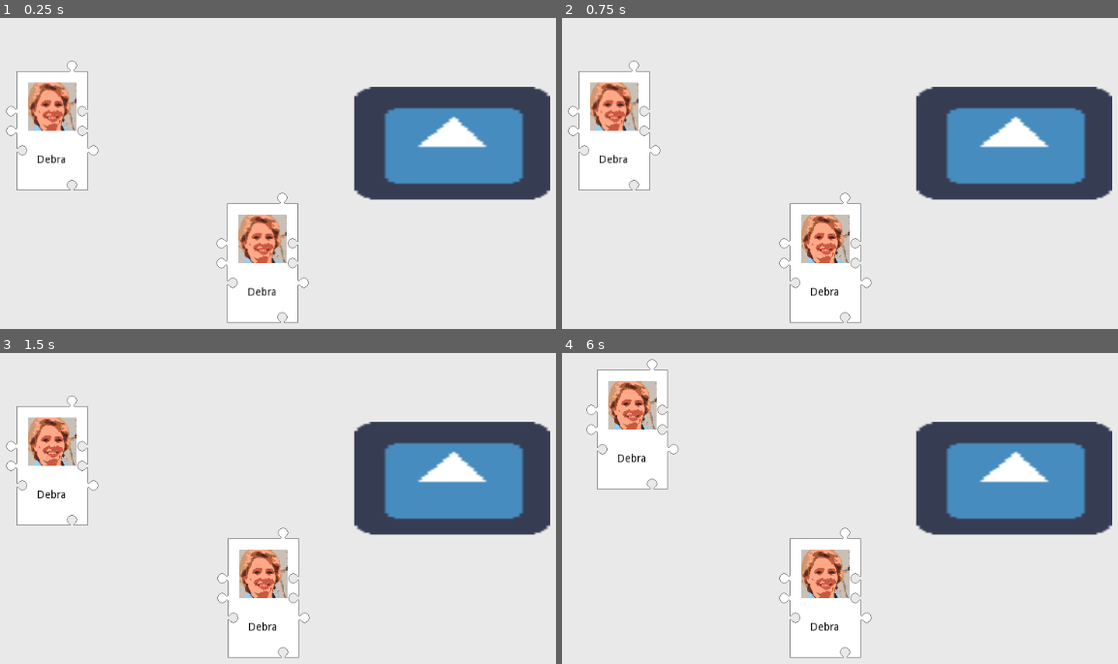
Above: before the commit, frames 1-4 (two rows, left to right).
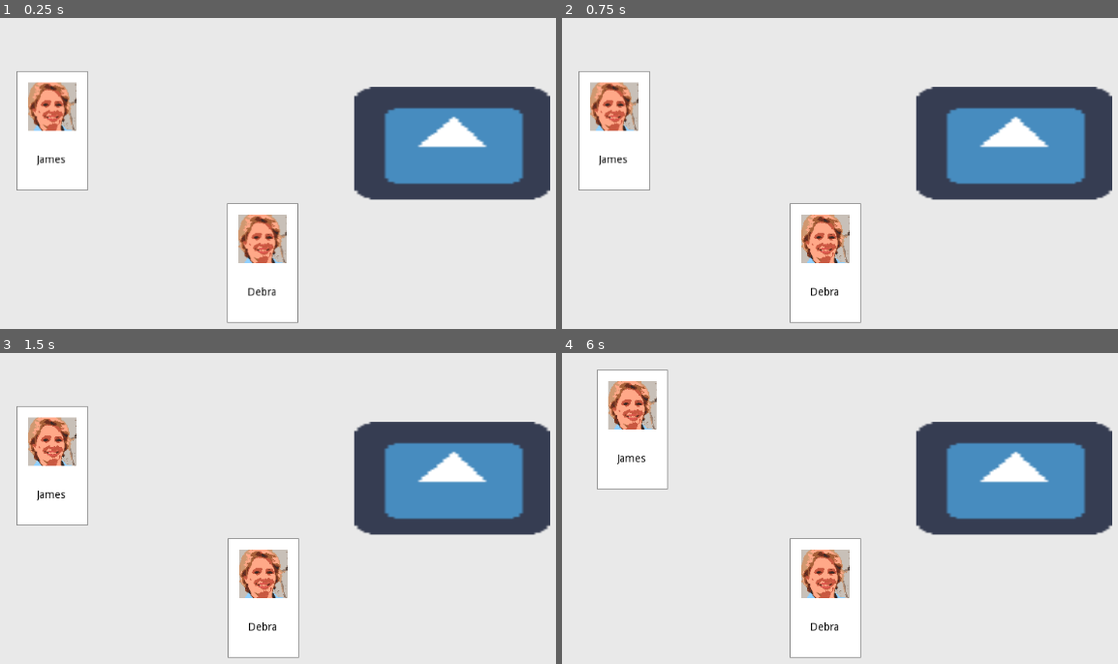
Above: after the commit, the same moments.

Repository: hwacha/GMTK-Match-Game
Game: Godot game, scene res://prefabs/Field.tscn
Same seed, same stepped clock (60 frames per second), same inputs: the game is played once before the commit and once after it. The engine's default icon, where the game draws it, is replaced by a stand-in: a white triangle on a blue panel in a dark square.
Inputs (mouse positions are in pixels of both pictures, inside the frame that each line leads up to):
- Up to frame 1 (0.25 s): no input
- Up to frame 2 (0.75 s): tap Enter at 0.5 s; move the mouse to (823, 263) at 0.52 s; click (823, 263) at 0.67 s
- Up to frame 3 (1.5 s): tap Space at 1.25 s; move the mouse to (50, 464) at 1.27 s; click (50, 464) at 1.42 s
- Up to frame 4 (6 s): tap Enter at 2, 3.5 s; move the mouse to (1012, 480) at 2.02 s; click (1012, 480) at 2.17 s; tap Space at 2.75, 4.25 s; move the mouse to (712, 632) at 2.77 s; click (712, 632) at 2.92 s; move the mouse to (979, 611) at 3.52 s; click (979, 611) at 3.67 s; move the mouse to (outside the picture) at 4.27 s; click (outside the picture) at 4.42 s; move the mouse to (789, 542) at 5.02 s; click (789, 542) at 5.17 s; move the mouse to (634, 430) at 5.77 s; click (634, 430) at 5.92 s

The runs differ from the first frame. In frame 1, 0.4% of the frame differs, in the area x 1-56%, y 13-99%; in frame 2, 0.4%; in frame 3, 0.4%; in frame 4, 0.4%, in the area x 4-56%, y 1-99%.

Commit message:
some unfinished pairing logic

Diff:
--- a/prefabs/Card.tscn
+++ b/prefabs/Card.tscn
@@ -1,19 +1,25 @@
-[gd_scene load_steps=5 format=2]
+[gd_scene load_steps=7 format=2]
 
 [ext_resource path="res://assets/card_sprites/base.png" type="Texture" id=1]
 [ext_resource path="res://scripts/Card.gd" type="Script" id=2]
 [ext_resource path="res://assets/faces/test_face.png" type="Texture" id=3]
 
+[sub_resource type="RectangleShape2D" id=3]
+extents = Vector2( 47, 79 )
+
+[sub_resource type="RectangleShape2D" id=2]
+extents = Vector2( 47, 10 )
+
 [sub_resource type="RectangleShape2D" id=1]
-extents = Vector2( 47, 78.906 )
+extents = Vector2( 23.5, 59 )
 
 [node name="Card" type="Area2D"]
 script = ExtResource( 2 )
 
-[node name="CollisionShape2D" type="CollisionShape2D" parent="."]
-visible = false
-position = Vector2( 0.222984, 0 )
-shape = SubResource( 1 )
+[node name="Full" type="CollisionShape2D" parent="."]
+shape = SubResource( 3 )
+
+[node name="Node2D" type="Node2D" parent="."]
 
 [node name="Interjambs" type="Node2D" parent="."]
 
@@ -40,6 +46,28 @@
 "_edit_use_anchors_": false
 }
 
+[node name="Boundaries" type="Area2D" parent="."]
+collision_layer = 2
+collision_mask = 2
+
+[node name="Up" type="CollisionShape2D" parent="Boundaries"]
+position = Vector2( 0, -69 )
+shape = SubResource( 2 )
+
+[node name="Right" type="CollisionShape2D" parent="Boundaries"]
+position = Vector2( 23.3749, 0 )
+shape = SubResource( 1 )
+
+[node name="Left" type="CollisionShape2D" parent="Boundaries"]
+position = Vector2( -23.5, 0 )
+shape = SubResource( 1 )
+
+[node name="Down" type="CollisionShape2D" parent="Boundaries"]
+position = Vector2( 0, 69.1251 )
+shape = SubResource( 2 )
+
 [connection signal="area_entered" from="." to="." method="_on_Card_area_entered"]
 [connection signal="area_exited" from="." to="." method="_on_Card_area_exited"]
 [connection signal="input_event" from="." to="." method="_on_Card_input_event"]
+[connection signal="area_shape_entered" from="Boundaries" to="." method="_on_Boundaries_area_shape_entered"]
+[connection signal="area_shape_exited" from="Boundaries" to="." method="_on_Boundaries_area_shape_exited"]
--- a/prefabs/Field.tscn
+++ b/prefabs/Field.tscn
@@ -43,6 +43,12 @@
 [node name="Card2" parent="." instance=ExtResource( 1 )]
 position = Vector2( 333.843, 197.58 )
 
+[node name="CanvasModulate" parent="Card2" index="5"]
+visible = false
+
+[node name="RichTextLabel" parent="Card2" index="6"]
+text = "James"
+
 [node name="PairZone" type="Area2D" parent="."]
 position = Vector2( 862.695, 216.292 )
 script = SubResource( 1 )
--- a/scripts/Card.gd
+++ b/scripts/Card.gd
@@ -1,10 +1,10 @@
 extends Area2D
 
 var stats = {
-	'left': [1, -1, -1],
-	'right': [-1, 1, 1],
-	'up': [1, 0, 0],
-	'down': [-1, 0, 0],
+	'left': [0, 0, 0],
+	'right': [0, 0, 0],
+	'up': [0, 0, 0],
+	'down': [0, 0, 0],
 }
 
 var offsets = {
@@ -33,11 +33,26 @@
 	'down': -90
 }
 
-
+var target_pair = {
+	'card': null,
+	'dir': 'up',
+}
+
+var dir_map = ['up', 'right', 'left', 'down']
+
+var dir_pairs = {
+	'left' : 'right',
+	'right': 'left',
+	'up': 'down',
+	'down': 'up',
+}
+
+var paired = false
 
 onready var interjambs = get_node("Interjambs")
+onready var field = get_tree().get_root().get_node('Field')
+
 func _ready():
-
 	var neujamb_prefab = load("res://prefabs/NeuJamb.tscn")
 	var posjamb_prefab = load("res://prefabs/PosJamb.tscn")
 	for dir in ['left', 'right', 'up', 'down']:
@@ -62,8 +77,11 @@
 				self.interjambs.add_child(jamb)
 
 func _process(delta):
-	if(get_parent().selected_card == self):
-		set_position(get_viewport().get_mouse_position())
+	if (field.selected_card == self):
+		if paired:
+			get_parent().set_position(get_viewport().get_mouse_position())
+		else:
+			set_position(get_viewport().get_mouse_position())
 
 # TODO move pair zone code to here.
 func _on_Card_input_event(viewport, event, shape_idx):
@@ -82,28 +100,30 @@
 
 		if event.is_pressed():
 			if z_index == local_max_z:
-				get_parent().selected_card = self
-				z_index = get_parent().max_z + 2
+				field.selected_card = self
+				z_index = field.max_z + 2
 
 		else: # released
-			if get_parent().selected_card == self:
+			if field.selected_card == self:
 				if z_index < local_max_z:
 					z_index = local_max_z + 2
-				get_parent().max_z = max(z_index, get_parent().max_z)
+				field.max_z = max(z_index, field.max_z)
 
 				if in_pairzone:
-					var card_to_be_paired = get_parent().get_node("PairZone").card_to_be_paired
+					var card_to_be_paired = field.get_node("PairZone").card_to_be_paired
 
 					if card_to_be_paired:
 						print("pairing " + self.name + " with " + card_to_be_paired.name)
 						self.queue_free()
 						card_to_be_paired.queue_free()
 					else:
-						get_parent().get_node("PairZone").card_to_be_paired = self
-				get_parent().selected_card = null
+						field.get_node("PairZone").card_to_be_paired = self
+				if not paired and target_pair['card'] != null:
+					attempt_pair_with_target()
+				field.selected_card = null
 
 func is_colliding(point):
-	var rect = get_node('CollisionShape2D').get_shape()
+	var rect = get_node('Full').get_shape()
 	if not (rect is RectangleShape2D):
 		return false
 	if (point.x <= position.x + rect.extents.x) and (point.x >= position.x - rect.extents.x):
@@ -112,9 +132,70 @@
 	return false
 
 func _on_Card_area_entered(area):
-	if get_parent().selected_card != self:
+	if field.selected_card != self:
 		set_modulate(Color(0,1,0))
 
 func _on_Card_area_exited(area):
-	if get_parent().selected_card != self:
+	if field.selected_card != self:
 		set_modulate(Color(1,1,1))
+
+
+func _on_Boundaries_area_shape_entered(area_id, area, area_shape, local_shape):
+	var our_dir = dir_map[local_shape]
+	var their_dir = dir_map[area_shape]
+	if their_dir == dir_pairs[our_dir]:
+		target_pair['dir'] = our_dir
+		target_pair['card'] = area.get_parent()
+
+
+
+func _on_Boundaries_area_shape_exited(area_id, area, area_shape, local_shape):
+	# TODO: Potential edge cases here where cards aren't untargetted. Be careful
+	var our_dir = dir_map[local_shape]
+	var their_dir = dir_map[area_shape]
+	if their_dir == dir_pairs[our_dir] and area.get_parent() == target_pair['card']:
+		target_pair['dir'] = null
+		target_pair['card'] = null
+
+func attempt_pair_with_target():
+	var target = target_pair['card']
+	var our_dir = target_pair['dir']
+	var their_dir = dir_pairs[our_dir]
+
+	var successful_pair = true
+	for i in range(0, 3):
+		if stats[our_dir][i] + target.stats[their_dir][i] != 0:
+			successful_pair = false
+			break
+	print('We attempt to pair ', self.name, ' ', 'from direction ' , target_pair['dir'], ' with ', target_pair['card'].name, ' ', 'from direction ' , dir_pairs[target_pair['dir']])
+	print('suceeds' if successful_pair else 'failed')
+
+	if successful_pair:
+		paired = true
+		target.paired = true
+		var pair_container = Node2D.new()
+		field.add_child(pair_container)
+		field.remove_child(self)
+		pair_container.add_child(self)
+		field.remove_child(target)
+		pair_container.add_child(target)
+		var side_offset = 94
+		var top_offset = 158
+		if our_dir == 'left':
+			transform.origin.y = target.transform.origin.y
+			transform.origin.x = target.transform.origin.x + side_offset
+		elif our_dir == 'right':
+			transform.origin.y = target.transform.origin.y
+			transform.origin.x = target.transform.origin.x - side_offset
+		elif our_dir == 'up':
+			transform.origin.x = target.transform.origin.x
+			transform.origin.y = target.transform.origin.y + top_offset
+		elif our_dir == 'down':
+			transform.origin.x = target.transform.origin.x
+			transform.origin.y = target.transform.origin.y - top_offset
+
+
+		pair_container.transform.origin = (transform.origin + target.transform.origin) / 2
+
+		transform.origin = transform.origin - pair_container.transform.origin
+		target.transform.origin = target.transform.origin - pair_container.transform.origin
